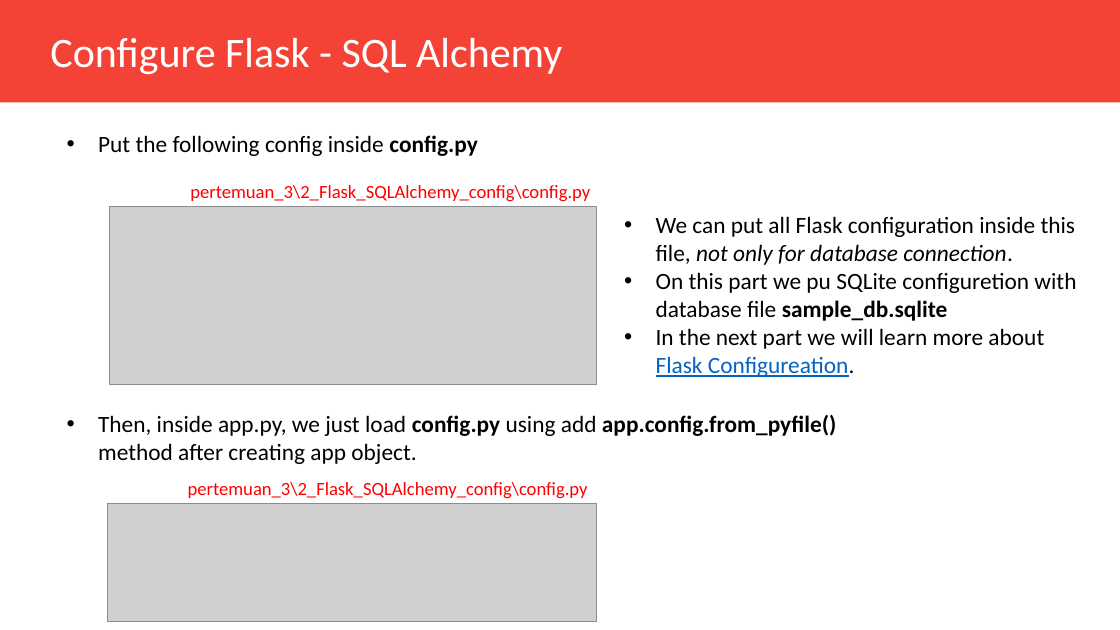
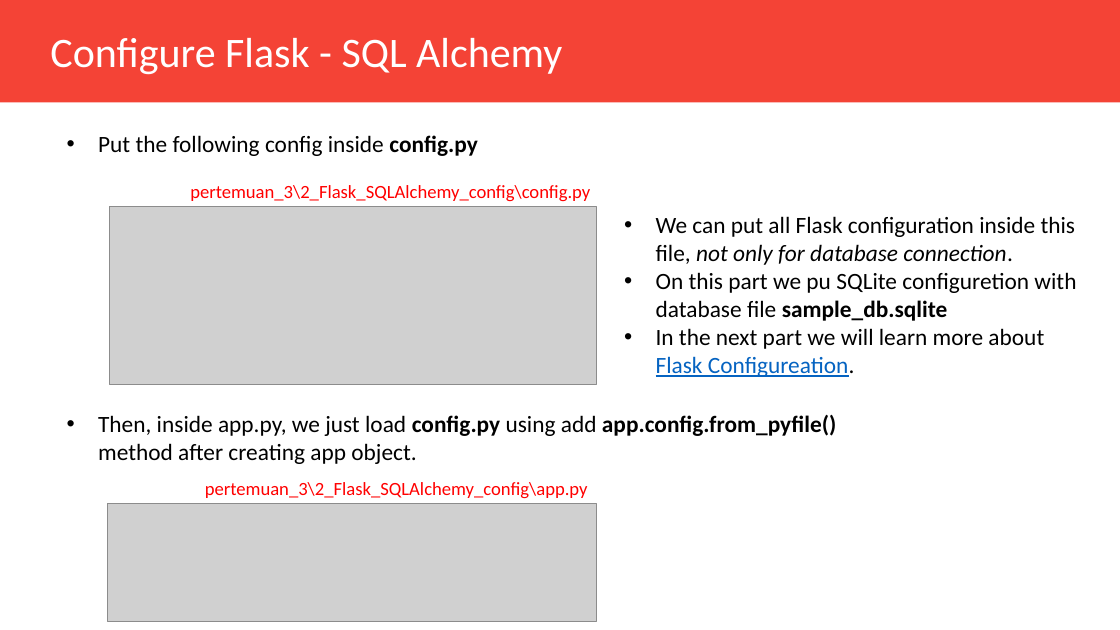
Before and after one commit to Muhammad-Yunus/Flask-Web-Development, a slide deck: slide 8 of pertemuan_3/Pertemuan_3.pptx. Drawn at 1120x630 pixels with LibreOffice and Linux fonts; fonts in the diff are those of the drawing; grey boxes stand for pictures. Boxes give left, top, right and bottom in pixels: in the first picture for what was removed or moved away, otherwise in the second. Text is boxed around its words. In the diff, an @@ line names an element or a change of style, - is before the commit and + after.

```diff
--- a/pertemuan_3/Pertemuan_3.pptx
+++ b/pertemuan_3/Pertemuan_3.pptx
@@ text at box(205, 482, 588, 499): text changed @@
-pertemuan_3\2_Flask_SQLAlchemy_config\config.py
+pertemuan_3\2_Flask_SQLAlchemy_config\app.py
```
Also in this commit, not shown: 1 other slide changed, 6 other files.
